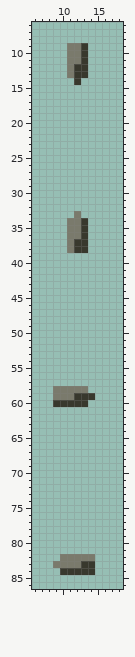
Sprite sheet, stored at bullet.png. Above is the file before it was changed.
The file is 24x96 pixels. Shown: x 6..18, y 6..86.
And afterwards:
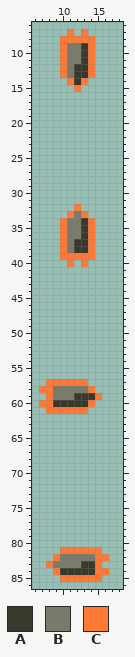
Palette (. is transparent): A #38382d  B #7a7a6c  C #ff7936
From the commit log: Adjust bullet sprite for better visibility
The exact change:
Colour C is added in row 7 at x 11 and 13; in row 8 at x 10 to 14; in rows 9 to 13 at x 10 and 14; in row 14 at x 11 and 13; in row 15 at x 12; in row 32 at x 12.
Colour C is added in row 33 at x 11 and 13; in rows 34 to 38 at x 10 and 14; in row 39 at x 10 to 14; in row 40 at x 11 and 13; in row 57 at x 8 to 13; in row 58 at x 7 to 8 and 14.
Colour C is added in row 59 at x 8 and 15; in row 60 at x 7 to 8 and 14; in row 61 at x 8 to 13; in row 81 at x 10 to 15; in row 82 at x 9 and 15 to 16; in row 83 at x 8 and 15.
Colour C is added in row 84 at x 9 and 15 to 16; in row 85 at x 10 to 15.
Where, in picture pixels (left, top, right, bottom), the same in both pictures:
added: (60, 29, 95, 92)
added: (60, 204, 95, 267)
added: (39, 379, 102, 414)
added: (46, 547, 109, 582)
